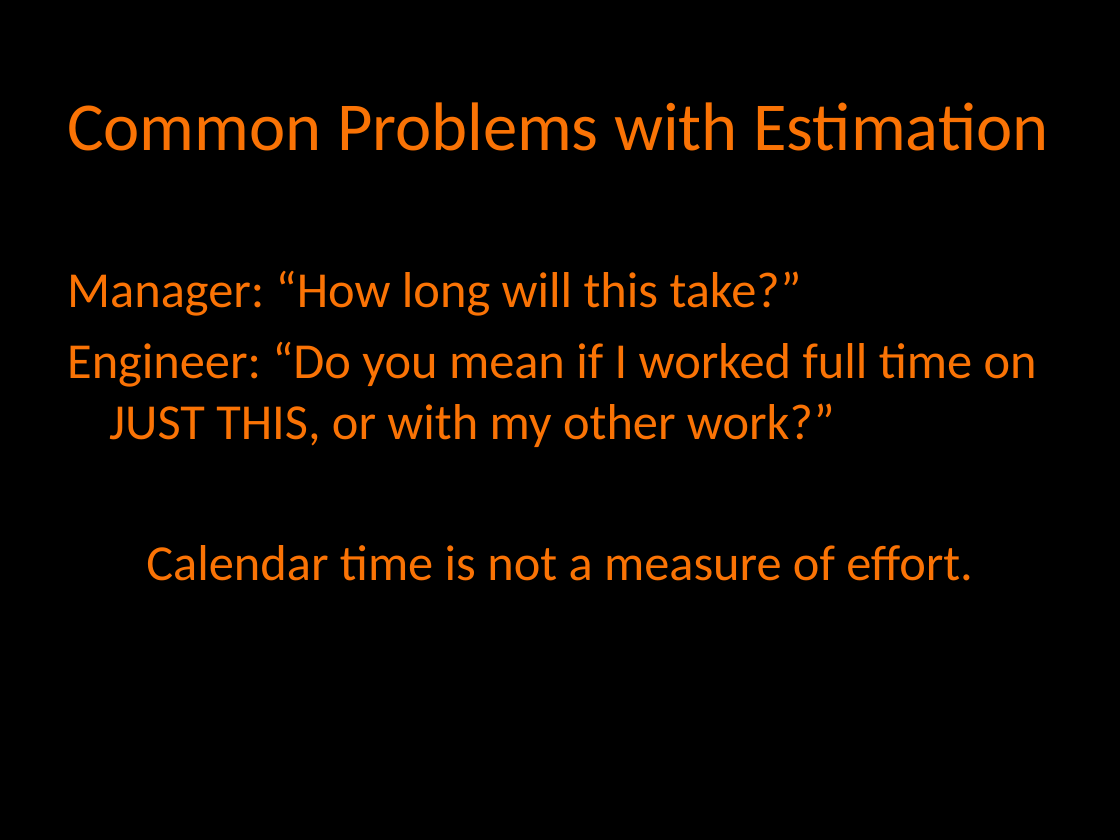
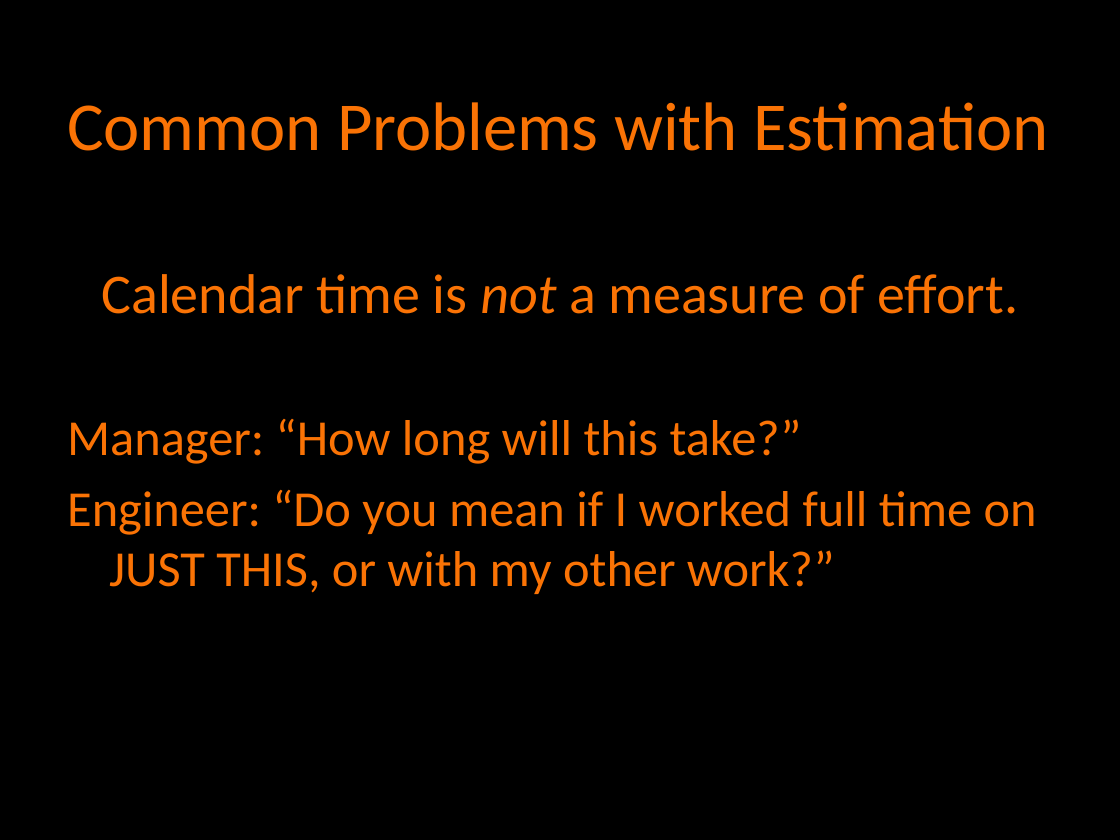
Before and after one commit to agilefire/November2010, a slide deck: slide 5 of Agile Firestarter Autumn 2010 Agile Estimation.pptx (slide 3 before the commit). Drawn at 1120x840 pixels with LibreOffice and Linux fonts; fonts in the diff are those of the drawing. Boxes give left, top, right and bottom in pixels: in the first picture for what was removed or moved away, otherwise in the second. Text is boxed around its words. In the diff, an @@ line names an element or a change of style, - is before the commit and + after.

Commit message:
Updated the estimation deck.

```diff
--- a/Agile Firestarter Autumn 2010 Agile Estimation.pptx
+++ b/Agile Firestarter Autumn 2010 Agile Estimation.pptx
@@ text at (x1=102, y1=274, x2=1019, y2=314): paragraph added @@
+Calendar time is not a measure of effort.
@@ text at (x1=146, y1=545, x2=973, y2=581): paragraph removed @@
-Calendar time is not a measure of effort.
```
Also in this commit, not shown: 12 other slides changed, 3 slides added, 1 slide removed.
